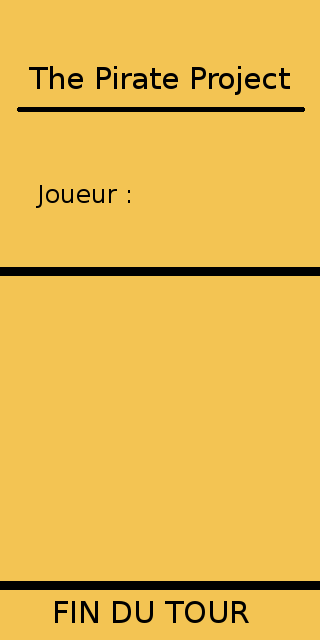
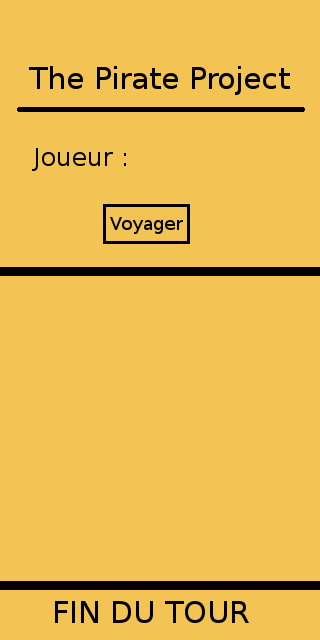
Layer changes from the first 320×640 image to the second:
painted on "Arrière-plan" over bbox(32, 148, 190, 244)
